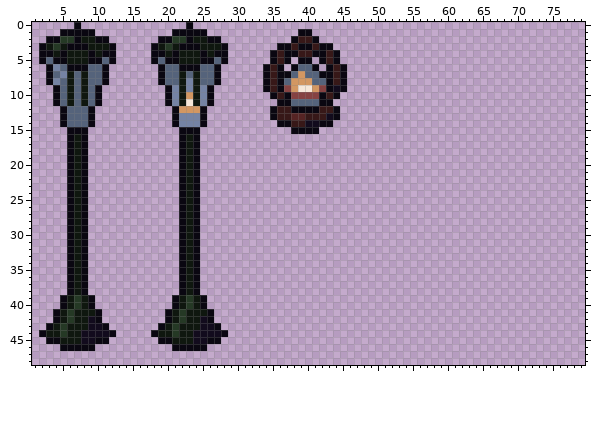
Sprite sheet, stored at Assets/Sprites/Objects/objects.png. The picture above was drawn from the file before the commit.
The file is 80x80 pixels. Shown: x 1..79, y 0..48.
Once edited:
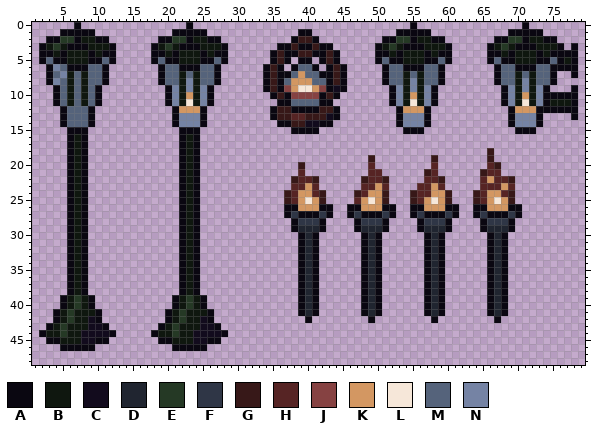
Palette (. is transparent): A #0a0711  B #0f170f  C #120b1d  D #202530  E #253925  F #2f3646  G #371818  H #562424  J #864242  K #d39762  L #f6e7d9  M #55637b  N #7583a4
Edits made:
y 0: x 55 . -> A; x 71 . -> A
y 1: x 53..57 ..... -> AAAAA; x 69..73 ..... -> AAAAA
y 2: x 51..59 ......... -> AAEEABBAA; x 67..75 ......... -> AAEEABBAA
y 3: x 50..60 ........... -> ABEBAAABBBA; x 66..76 ........... -> ABEBAAABBBA; x 78 . -> A
y 4: x 50..60 ........... -> AABABBBABAA; x 66..78 ............. -> AABABBBABAAAA
y 5: x 50..60 ........... -> AMAABBBAAMA; x 66..78 ............. -> AMAABBBAAMABA
y 6: x 51..59 ......... -> AMMAAAMMA; x 67..78 ............ -> AMMAAAMMAAAA
y 7: x 51..59 ......... -> AMMBMBMMA; x 67..75 ......... -> AMMBMBMMA; x 78 . -> A
y 8: x 51..59 ......... -> AMMBNBMMA; x 67..75 ......... -> AMMBNBMMA
y 9: x 52..58 ....... -> ANBNBNA; x 68..74 ....... -> ANBNBNA; x 78 . -> A
y 10: x 52..58 ....... -> ANBKBNA; x 68..78 ........... -> ANBKBNAAAAA
y 11: x 52..58 ....... -> ANBLBNA; x 68..78 ........... -> ANBLBNABBBA
y 12: x 53..57 ..... -> AKKKA; x 69..78 .......... -> AKKKAAAAAA
y 13: x 53..57 ..... -> ANNNA; x 69..73 ..... -> ANNNA; x 78 . -> A
y 14: x 53..57 ..... -> ANNNA; x 69..73 ..... -> ANNNA
y 15: x 54..56 ... -> AAA; x 70..72 ... -> AAA
y 18: x 66 . -> G
y 19: x 49 . -> G; x 58 . -> G; x 66 . -> G
y 20: x 39 . -> G; x 49 . -> H; x 58 . -> H; x 66..67 .. -> HG
y 21: x 39 . -> H; x 49..50 .. -> HH; x 57..58 .. -> GH; x 65..67 ... -> GHH
y 22: x 38..41 .... -> GHHG; x 48..51 .... -> GHHG; x 57..59 ... -> HHG; x 65..69 ..... -> HKHHG
y 23: x 38..41 .... -> HHKH; x 48..51 .... -> HHKH; x 56..59 .... -> HHKH; x 65..69 ..... -> HHHKH
y 24: x 37..42 ...... -> GHKKHG; x 47..51 ..... -> GHKKG; x 55..60 ...... -> GHHKKG; x 64..69 ...... -> GHKKHG
y 25: x 37..42 ...... -> GHKLKG; x 47..51 ..... -> HKLKG; x 55..60 ...... -> GHKLKG; x 64..69 ...... -> GHKLKG
y 26: x 37..43 ....... -> AAKKKAA; x 46..52 ....... -> AAKKKAA; x 55..61 ....... -> AAKKKAA; x 64..70 ....... -> AAKKKAA
y 27: x 37..43 ....... -> AFAAAFA; x 46..52 ....... -> AFAAAFA; x 55..61 ....... -> AFAAAFA; x 64..70 ....... -> AFAAAFA
y 28: x 38..42 ..... -> AFFFA; x 47..51 ..... -> AFFFA; x 56..60 ..... -> AFFFA; x 65..69 ..... -> AFFFA
y 29: x 38..42 ..... -> ADDDA; x 47..51 ..... -> ADDDA; x 56..60 ..... -> ADDDA; x 65..69 ..... -> ADDDA
y 30..41: x 39..41 ... -> ADA; x 48..50 ... -> ADA; x 57..59 ... -> ADA; x 66..68 ... -> ADA
y 42: x 40 . -> A; x 49 . -> A; x 58 . -> A; x 67 . -> A
Changed places in both pictures, as pixel boxes (x1, y1, x2, y2):
added: (284, 22, 578, 323)
